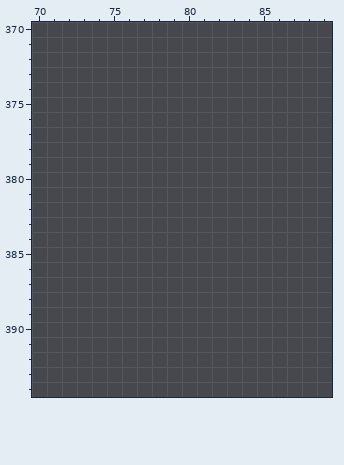
Pixel-art file, stored at assets/DECIMA_map.aseprite. Above: the version before the commit.
545x480 pixels, 1 frame. Colours within 5 levels of each other are drawn and written as one. Shown: x 70..89, y 370..394. The commit also changed other parts of the picture, which this record leaves out.
The result:
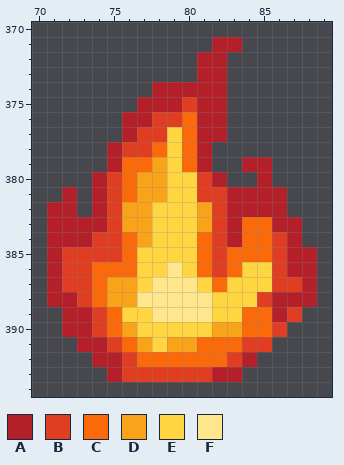
Palette (. is transparent): A #b4202a  B #df3e23  C #fa6a0a  D #f9a31b  E #ffd541  F #ffe68c
Diff:
layer "-cont" added
Layer "-cont":
The author put colour A in row 371 at x 82 to 83; in rows 372 to 373 at x 81 to 82; in row 374 at x 78 to 82; in row 375 at x 77 to 79 and 81 to 82; in row 376 at x 76 to 77 and 81 to 82; in row 377 at x 76 and 81 to 82.
The author put colour A in row 378 at x 75 and 81; in row 379 at x 75, 81 and 84 to 85; in row 380 at x 74, 82 and 85; in row 381 at x 72, 74 and 83 to 86; in row 382 at x 71 to 72, 74 and 83 to 86; in row 383 at x 71 to 74, 83 and 86 to 87.
The author put colour A in row 384 at x 71 to 73, 83 and 87; in rows 385 to 386 at x 71 and 87 to 88; in row 387 at x 71 and 88; in row 388 at x 71 to 72 and 86 to 88; in row 389 at x 72 to 73 and 86; in row 390 at x 72 to 73.
The author put colour A in row 391 at x 73 to 74; in row 392 at x 74 to 75 and 84; in row 393 at x 75 and 82 to 83.
The author put colour B in row 375 at x 80; in row 376 at x 78 to 79; in row 377 at x 77 to 78; in row 378 at x 76 to 77; in row 380 at x 75 and 81; in row 381 at x 75 and 81 to 82.
The author put colour B in rows 382 to 383 at x 75 and 82; in row 384 at x 74 to 75, 82 and 86; in row 385 at x 72 to 75, 82 and 86; in row 386 at x 72 to 73, 82 and 86; in row 387 at x 72 to 73 and 86 to 87; in row 388 at x 73 and 85.
The author put colour B in row 389 at x 74 and 87; in row 390 at x 74 and 86; in row 391 at x 75 and 84 to 85; in row 392 at x 76 and 83; in row 393 at x 76 to 81.
The author put colour C in rows 376 to 377 at x 80; in row 378 at x 78 and 80; in row 379 at x 76 to 77 and 80; in rows 380 to 381 at x 76; in row 383 at x 84 to 85; in row 384 at x 76, 81 and 84 to 85.
The author put colour C in row 385 at x 76, 81 and 83 to 85; in row 386 at x 74 to 76, 81 and 83; in row 387 at x 74 and 82; in row 388 at x 74; in rows 389 to 390 at x 75 and 84 to 85; in row 391 at x 76 and 81 to 83.
The author put colour C in row 392 at x 77 to 82.
The author put colour D in row 379 at x 78; in rows 380 to 381 at x 77 to 78; in rows 382 to 383 at x 76 to 77 and 81; in row 384 at x 77; in rows 387 to 388 at x 75 to 76; in row 390 at x 76 and 82 to 83.
The author put colour D in row 391 at x 77 and 79 to 80.
The author put colour E in rows 377 to 379 at x 79; in rows 380 to 381 at x 79 to 80; in rows 382 to 384 at x 78 to 80; in row 385 at x 77 to 80; in row 386 at x 77 to 78, 80 and 84 to 85; in row 387 at x 77, 81 and 83 to 85.
The author put colour E in row 388 at x 82 to 84; in row 389 at x 76 to 77 and 82 to 83; in row 390 at x 77 to 81; in row 391 at x 78.
The author put colour F in row 386 at x 79; in row 387 at x 78 to 80; in row 388 at x 77 to 81; in row 389 at x 78 to 81.
Boxes around the changes in both pictures, in picture pixels (x1, y1, x2, y2):
added: (47, 37, 317, 382)
